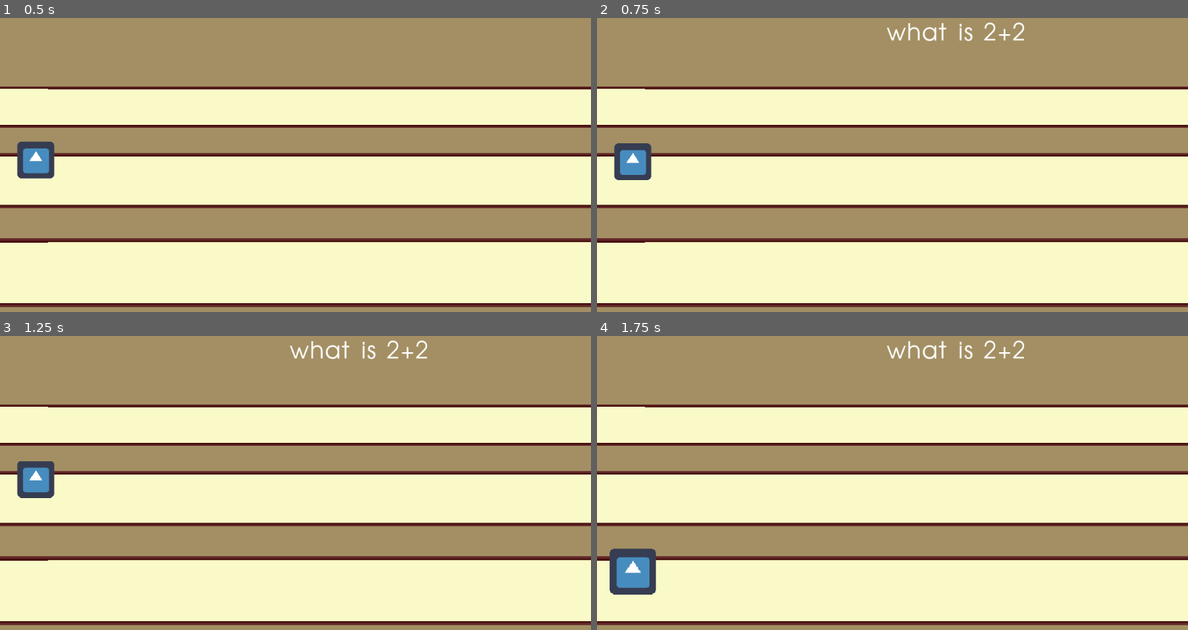
Above: before the commit, frames 1-4 (two rows, left to right).
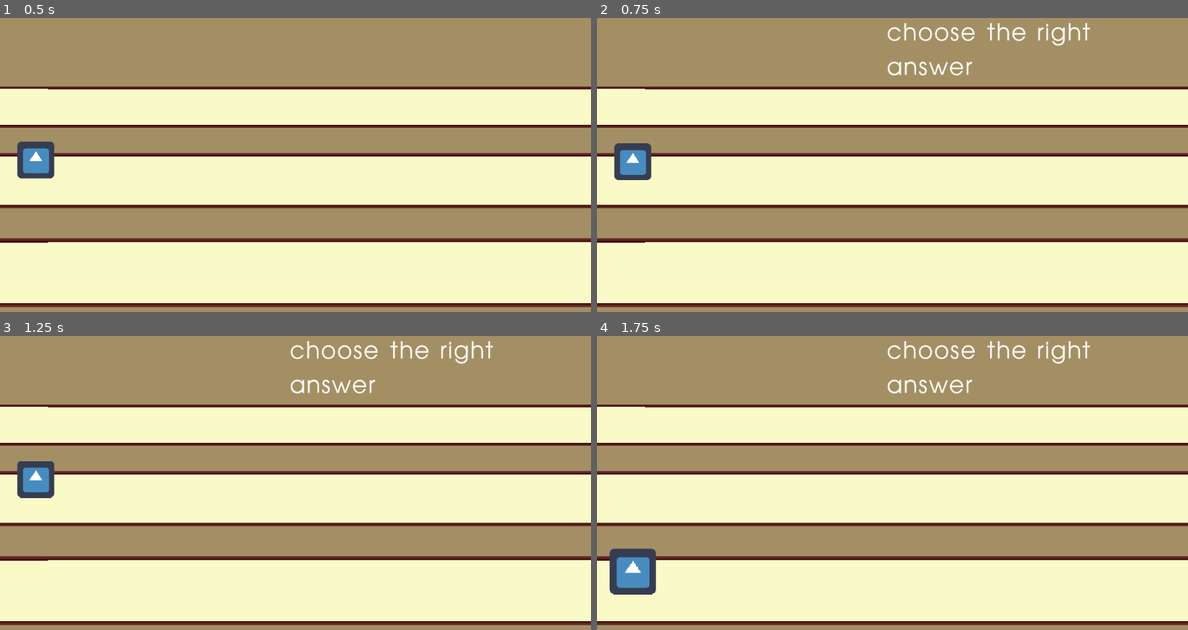
Above: after the commit, the same moments.

Repository: ayylol/ProjectTransitions
Game: Godot game, scene res://quiz_game/runner.tscn
The game is run twice, just before and just after one commit, with the same random seed, the same clock (stepped at 60 frames per second) and the same inputs. This scene is started directly instead of the project's main scene. The engine's default icon, where the game draws it, is replaced by a stand-in: a white triangle on a blue panel in a dark square.
Inputs:
- Up to frame 1 (0.5 s): no input
- Up to frame 2 (0.75 s): tap Enter (ui_accept) at 0.5 s; hold Right (ui_right) from 0.53 s (still down); hold Enter (ui_accept) from 0.53 s (still down)
- Up to frame 3 (1.25 s): keep holding Right (ui_right); keep holding Enter (ui_accept)
- Up to frame 4 (1.75 s): release Right (ui_right) at 1.28 s; release Enter (ui_accept) at 1.28 s; hold Down (ui_down) from 1.28 s (still down); tap 1 (test1) at 1.35 s; tap Enter (ui_accept) at 1.52, 1.55 s

Frame 1 is identical in both runs. In frame 2, 1.1% of the frame differs, in the area x 49-84%, y 1-20%; in frame 3, 1.1%; in frame 4, 1.1%.
Error after the commit: Invalid get index '2' (on base: 'Array'). (res://quiz_game/RunnerManager.gd:40)

Commit message:
refactoring hard coded bits

Diff:
--- a/content/test_quiz.json
+++ b/content/test_quiz.json
@@ -4,5 +4,11 @@
     "choices":
     ["4","3","1"],
     "answer": 0
+  },
+  "choose the right answer":
+  {
+    "choices":
+    ["not this","this one","this is wrong"],
+    "answer": 1
   }
 }
--- a/quiz_game/RunnerManager.gd
+++ b/quiz_game/RunnerManager.gd
@@ -3,6 +3,10 @@
 signal show_question(question, answers)
 signal chose_answer(answer)
 
+var score = 0
+var current_question = 0
+var prompts
+var prompt
 var player_lane
 var questions
 
@@ -18,10 +22,10 @@
 	elif event.is_action_pressed("test3"):
 		lanes[2].spawn()
 	elif event.is_action_pressed("ui_accept"):
-		emit_signal("show_question", "what is 2+2", questions["what is 2+2"]["choices"])
+		show_question()
 	elif event.is_action_pressed("ui_right"): # THIS NEED TO BE MOVED
 		emit_signal("chose_answer", player_lane)
-		if player_lane == questions["what is 2+2"]["answer"]:
+		if player_lane == questions["choose the right answer"]["answer"]:
 			print("correct")
 		else:
 			print("incorrect")
@@ -30,6 +34,19 @@
 	player_lane = int(lanes.size()/2)
 	player.move_to(lanes[player_lane].position, [0.75,1,1.25][player_lane])
 	questions = Database.get_content("res://content/test_quiz.json")
+	prompts = questions.keys()
+
+func show_question():
+	prompt = prompts[current_question]
+	emit_signal("show_question", prompt, questions[prompt]["choices"])
+	current_question +=1
+
+func answer_question():
+	emit_signal(prompt, player_lane)
+	if player_lane == questions[prompt]["answer"]:
+		print("correct")
+	else:
+		print("incorrect")
 
 func _on_Player_moving(direction):
 	var next_lane = player_lane + direction
@@ -37,7 +54,6 @@
 		player_lane = next_lane
 	player.move_to(lanes[player_lane].position, [0.75,1,1.25][player_lane])
 
-
 func _on_ObstacleTrash_area_entered(area):
 	if area.is_in_group("Trashable"):
 		area.queue_free()
